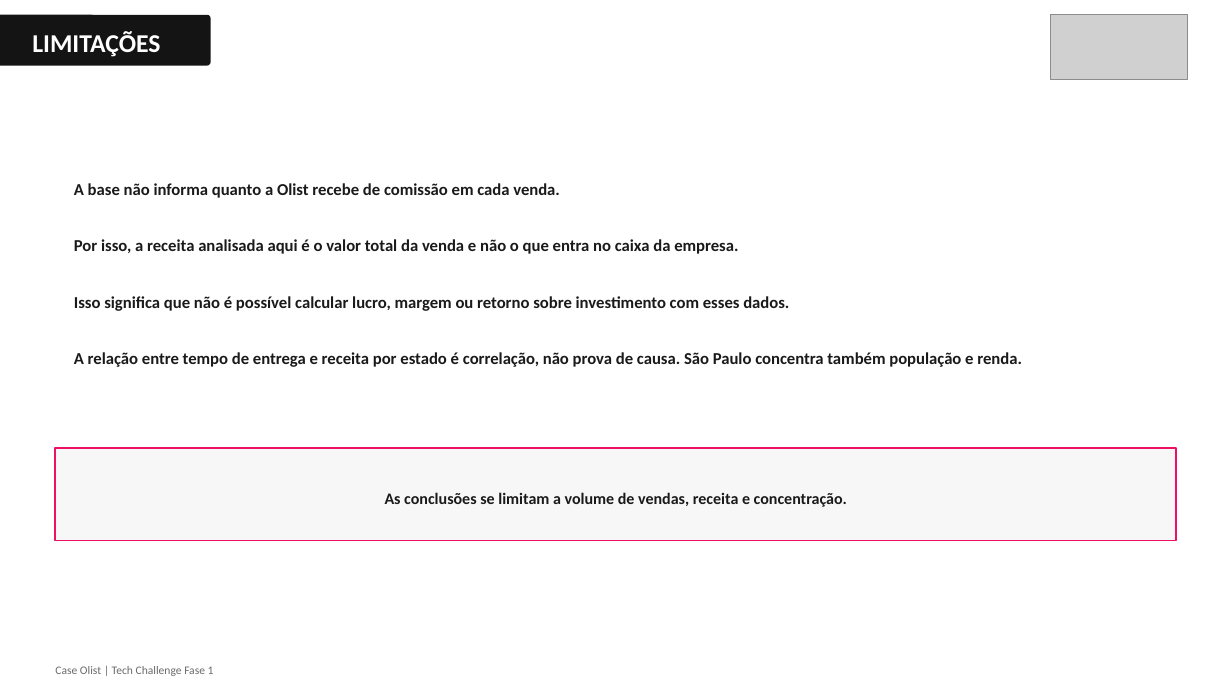
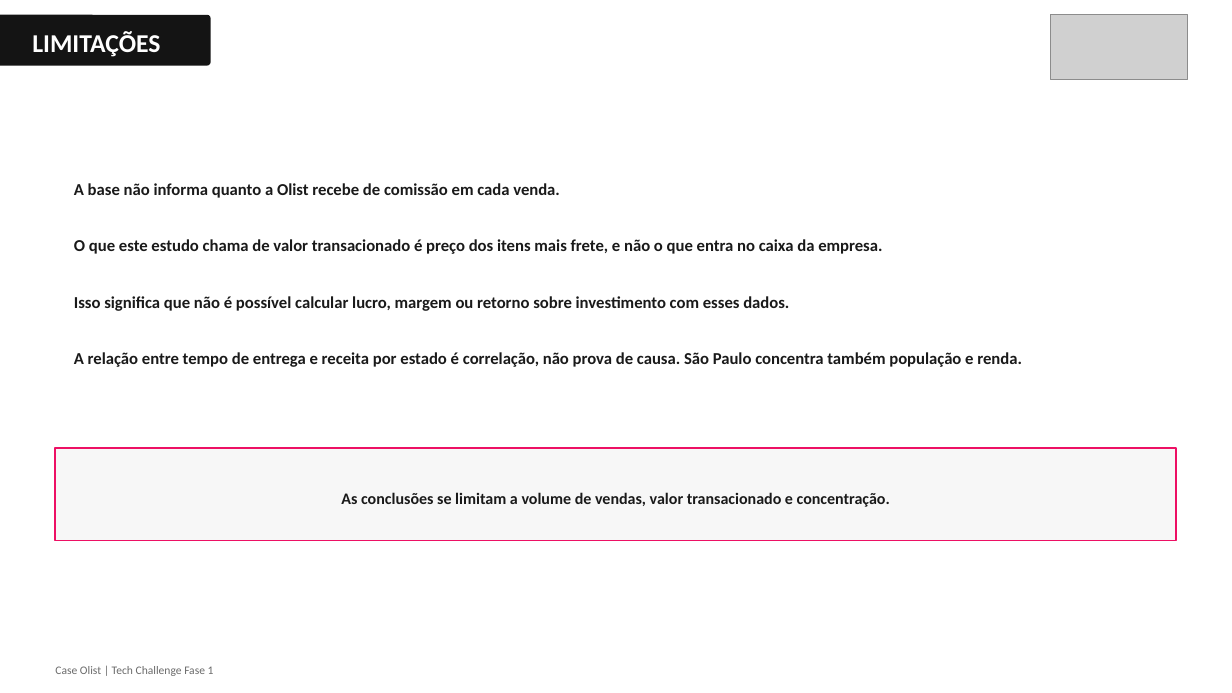
Before and after one commit to evanioac-web/tech-challenge-fase1-olist, a slide deck: slide 18 of reports/apresentacao_crescimento_receita.pptx. Drawn at 1232x693 pixels with LibreOffice and Linux fonts; fonts in the diff are those of the drawing; grey boxes stand for pictures. Boxes give left, top, right and bottom in pixels: in the first picture for what was removed or moved away, otherwise in the second. Text is boxed around its words. In the diff, an @@ line names an element or a change of style, - is before the commit and + after.

```diff
--- a/reports/apresentacao_crescimento_receita.pptx
+++ b/reports/apresentacao_crescimento_receita.pptx
@@ text at (74, 239, 882, 254): text changed @@
-Por isso, a receita analisada aqui é o valor total da venda e não o que entra no caixa da empresa.
+O que este estudo chama de valor transacionado é preço dos itens mais frete, e não o que entra no caixa da empresa.
@@ text at (341, 492, 890, 507): text changed @@
-As conclusões se limitam a volume de vendas, receita e concentração.
+As conclusões se limitam a volume de vendas, valor transacionado e concentração.
```
Also in this commit, not shown: 6 other slides changed, 9 other files.
